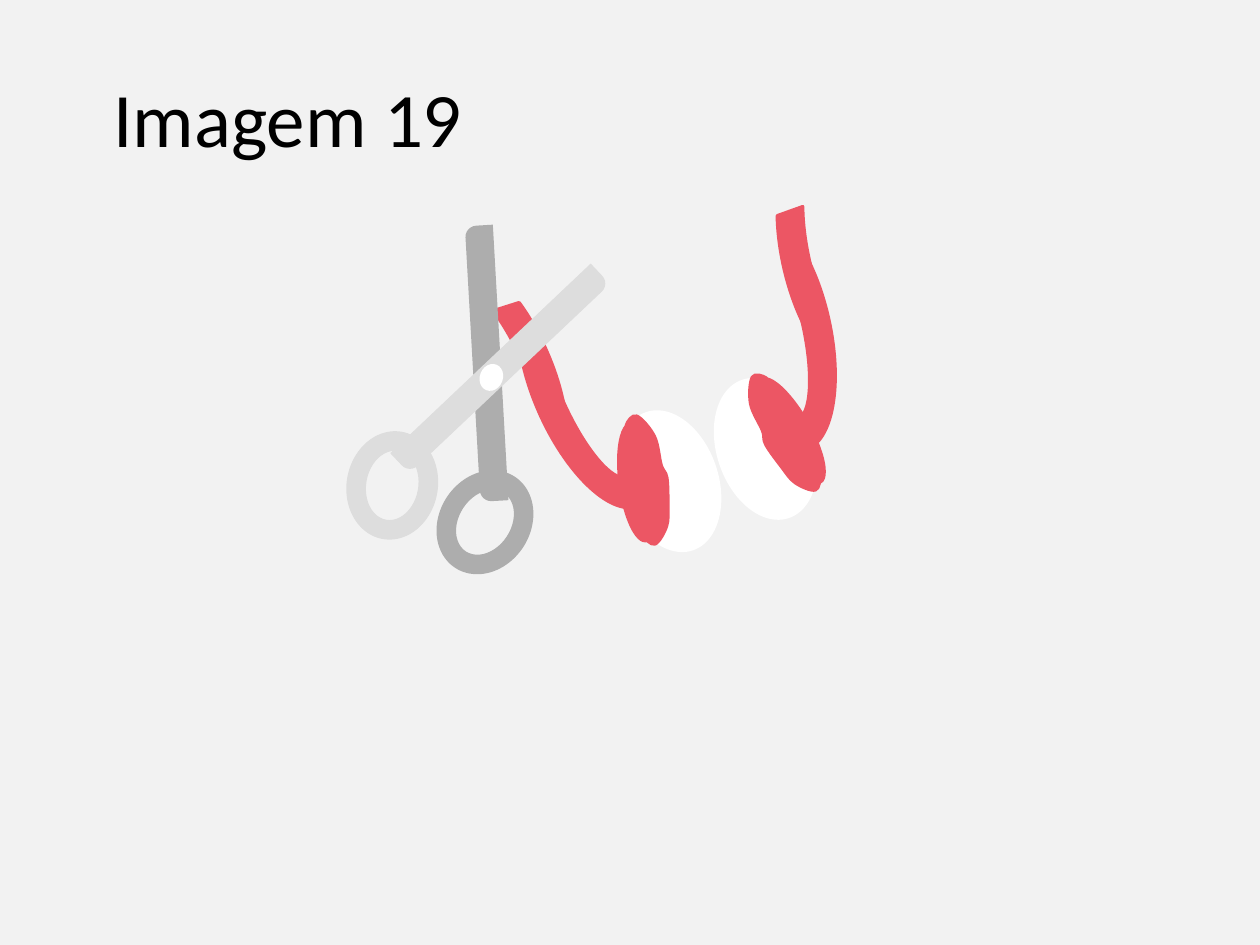
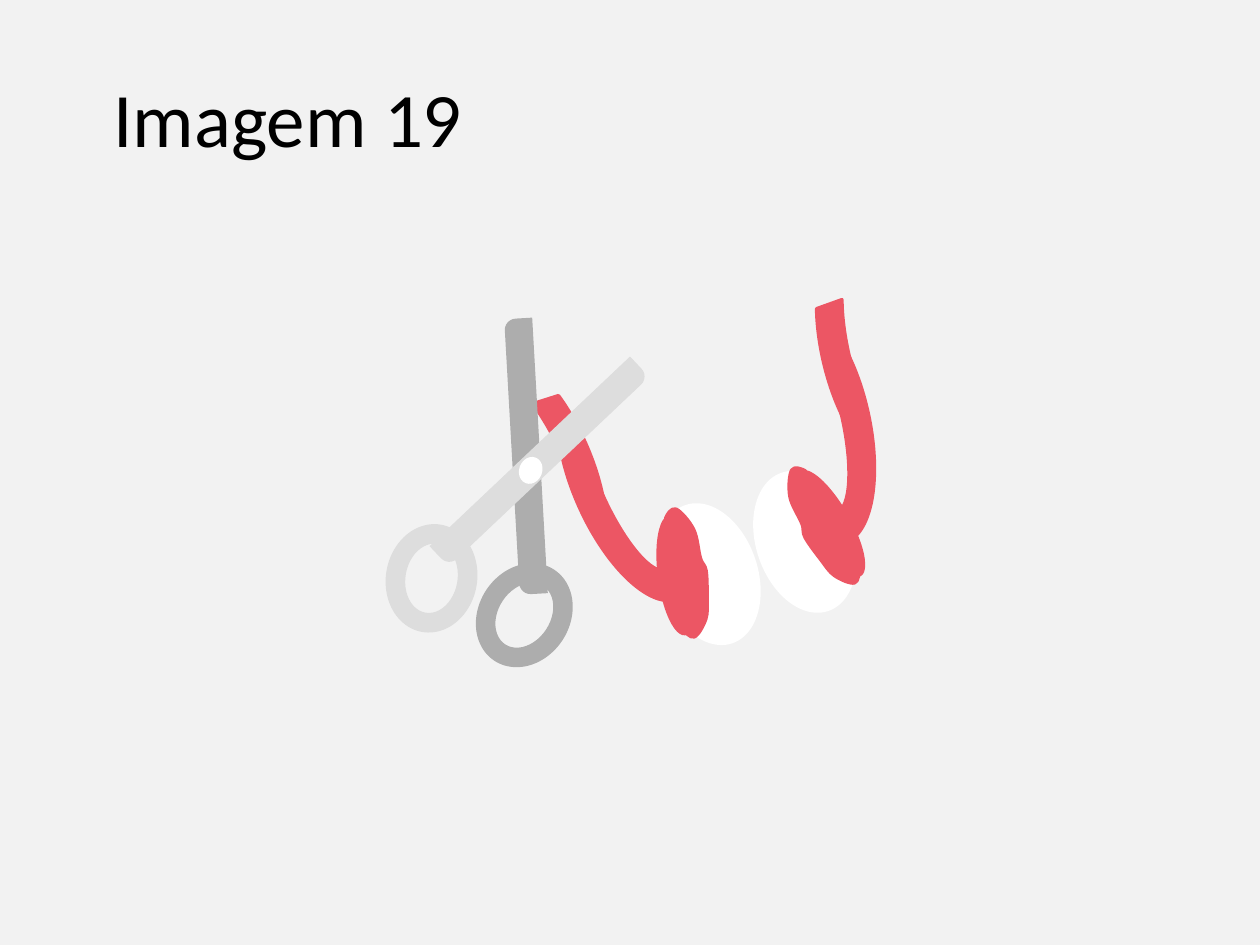
Before and after one commit to gustavogitzel/Discussex, a slide deck: slide 17 of Rascunhos/Imagens PrevContracep.pptx (slide 14 before the commit). Drawn at 1260x945 pixels with LibreOffice and Linux fonts; fonts in the diff are those of the drawing. Boxes give left, top, right and bottom in pixels: in the first picture for what was removed or moved away, otherwise in the second. Text is boxed around its words. In the diff, an @@ line names an element or a change of style, - is before the commit and + after.

```diff
--- a/Rascunhos/Imagens PrevContracep.pptx
+++ b/Rascunhos/Imagens PrevContracep.pptx
@@ 3 freeform shapes, 2 ellipses, 1 donut: place and size @@
-3 freeform shapes, 2 ellipses, 1 donut at box(341, 199, 857, 552)
+3 freeform shapes, 2 ellipses, 1 donut at box(381, 291, 896, 644)
@@ 3 ellipses, 3 freeform shapes, 2 round same rects, 1 donut: place and size @@
-3 ellipses, 3 freeform shapes, 2 round same rects, 1 donut at box(404, 222, 831, 598)
+3 ellipses, 3 freeform shapes, 2 round same rects, 1 donut at box(443, 315, 870, 691)
```
Also in this commit, not shown: 14 other slides changed, 4 slides added.
